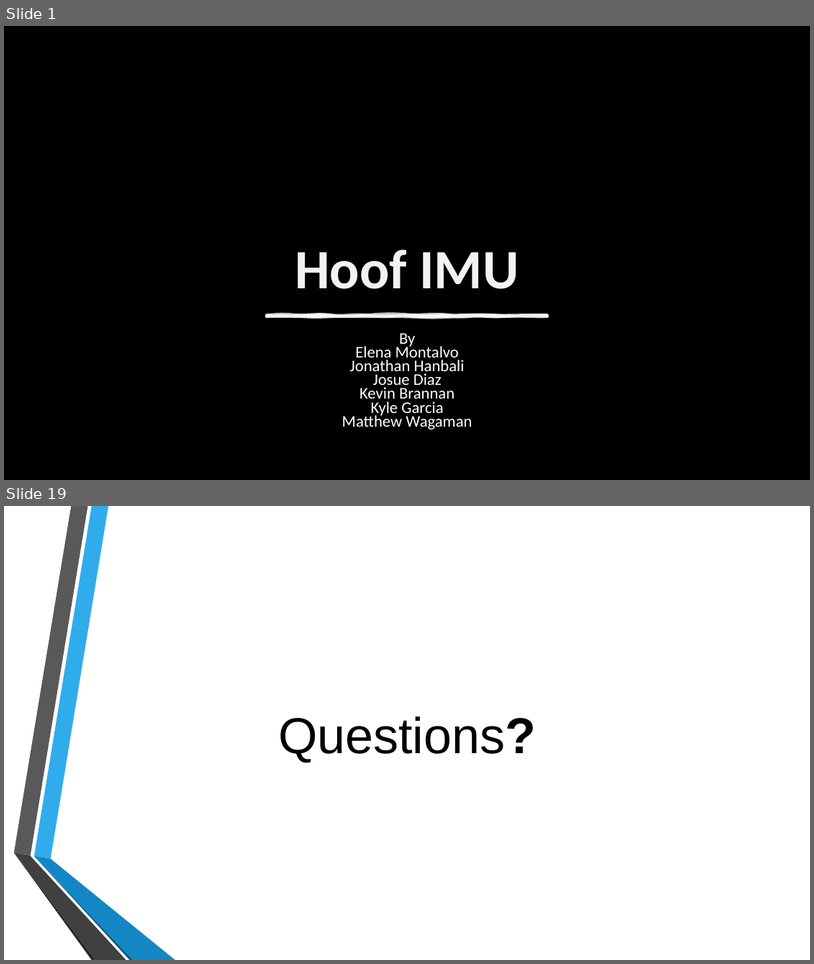
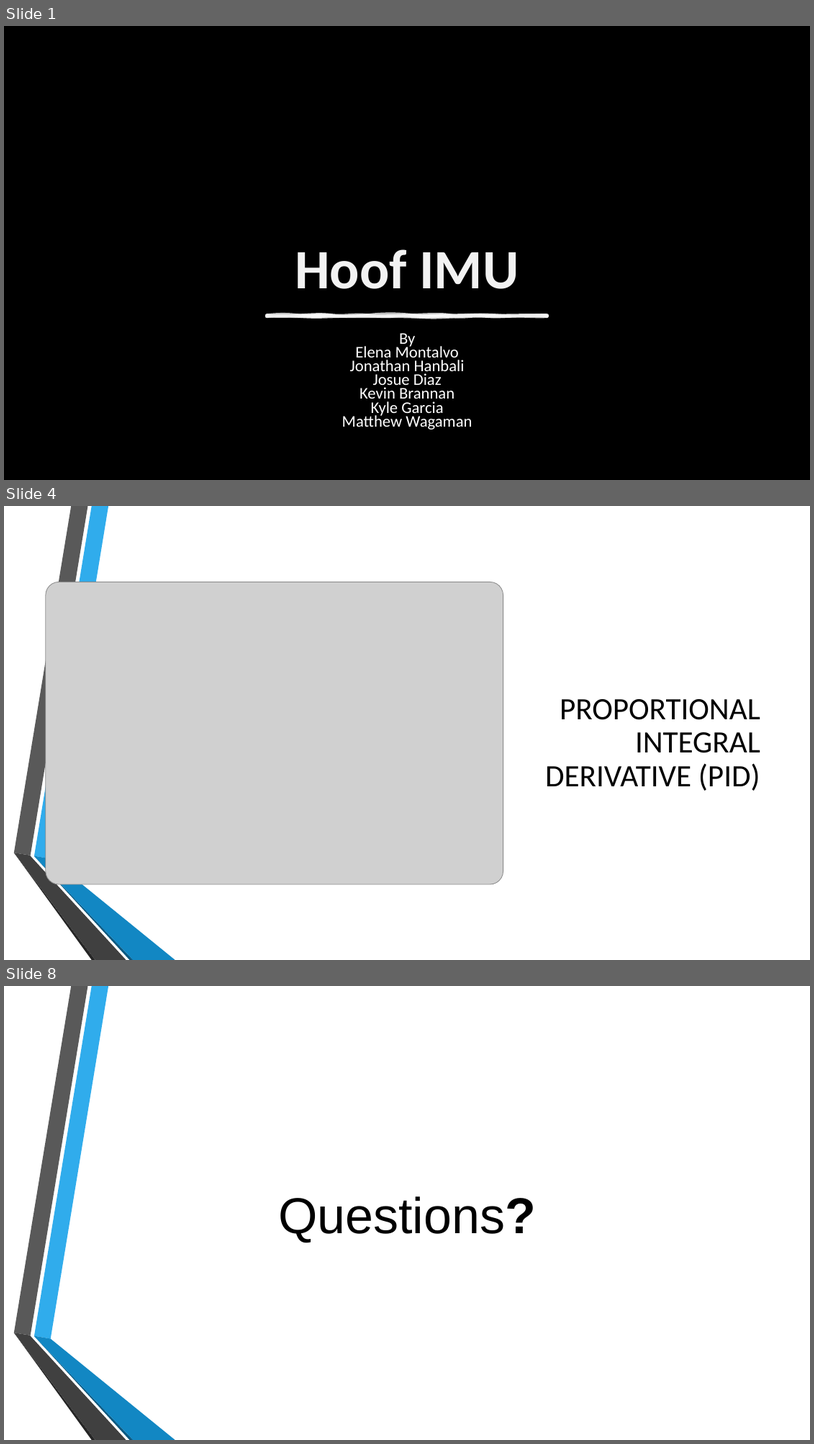
Before and after one commit to kyobg/HOOF-IMU, a slide deck: SDP_Summer_Progress.pptx. Shown one above the other, each under a label of ours: slides 1 and 19 before the commit, slides 1, 4 and 8 after it; the slides between them are not shown. The pictures are 814x964 and 814x1444 pixels, drawn with LibreOffice and Linux fonts; fonts in the diff are those of the drawing; grey boxes stand for pictures; background and template pictures are left out. Boxes give left, top, right and bottom in pixels: in the first picture for what was removed or moved away, otherwise in the second. Text is boxed around its words. In the diff, an @@ line names an element or a change of style, - is before the commit and + after.

```diff
--- a/SDP_Summer_Progress.pptx
+++ b/SDP_Summer_Progress.pptx
@@ slide 4 added at <box>4,506,810,960</box>, background picture (left out); not listed: 6 template elements that a slide beside it also shows @@
@@ picture added at <box>46,582,504,884</box> @@
@@ text added at <box>545,699,761,790</box>, 37 pt, text #000000 @@
+PROPORTIONAL INTEGRAL DERIVATIVE (PID)
@@ what was slide 19 is now slide 8 @@
```
Also in this commit, not shown: 1 slide changed, 4 other slides added, 16 slides removed, 5 other files.
